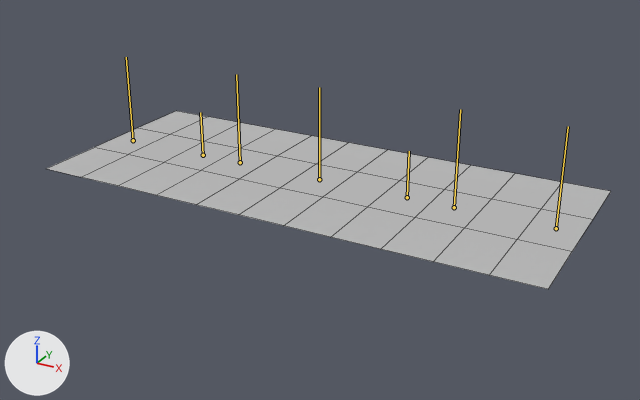
The FBX model DGM2610 - Game Design I/WowRenderedScene/Assets/Animations/LightSwirliePlane.fbx, before and after one commit.
The view is the same before and after, from a 50 mm lens placed at (0.59, -1.072, 0.504), pointed at (0.007, -0.011, -0.027). Arrows for +X, +Y and +Z are at lower left; the lights stay in place. The bones that bend it are drawn over the model as lines. Mesh edges are drawn as thin lines.

Names of what the first picture shows: 'LightSwirliePlane'.
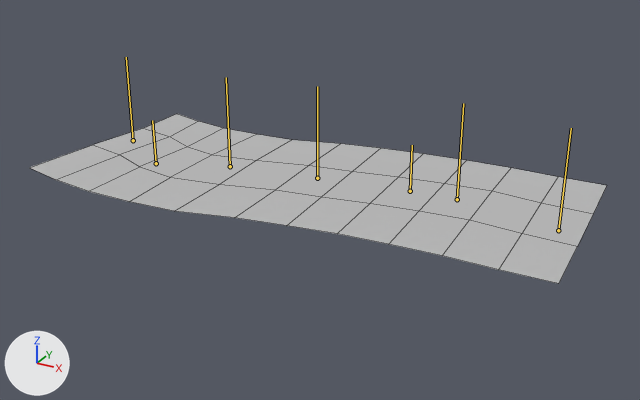
The newer file adds an action. The first version stands in its rest pose; the second is drawn at frame 361 of the action 'Take 001'.

What the commit changed:
Bone 'joint1' (bone_joint1) turns from (0, 0, 0) to (0, -10, 0) degrees about its own x, y and z.
Bone 'joint2' (bone_joint2) moves from (0.0, 0.0, 0.0) to (-3.1, 0.0, 4.8).
Bone 'joint2' (bone_joint2) turns from (0, 0, 0) to (0, 13, 0) degrees about its own x, y and z.
Bone 'joint3' (bone_joint3) moves from (0.0, 0.0, 0.0) to (4.0, 0.0, -3.9).
Bone 'joint4' (bone_joint4) moves from (0.0, 0.0, 0.0) to (0.0, 0.0, -1.8).
Bone 'joint5' (bone_joint5) moves from (0.0, 0.0, 0.0) to (0.0, 0.0, -1.4).
Bone 'joint7' (bone_joint7) moves from (0.0, 0.0, 0.0) to (0.9, 0.0, 3.9).

What differs and where, as boxes (x1, y1, x2, y2) in the pictures (640 x 400 px):
'LightSwirliePlane', posed
    before: (46, 111, 611, 289)
    after: (29, 114, 607, 283)
bone 'joint2', root to tip
    before: (203, 155) to (200, 112)
    after: (156, 163) to (152, 120)
bone 'joint3', root to tip
    before: (240, 162) to (236, 74)
    after: (230, 166) to (226, 77)
bone 'joint4', root to tip
    before: (319, 179) to (319, 87)
    after: (317, 178) to (317, 86)
bone 'joint5', root to tip
    before: (407, 197) to (409, 151)
    after: (410, 191) to (412, 145)
bone 'joint7', root to tip
    before: (556, 228) to (568, 126)
    after: (558, 230) to (571, 128)
